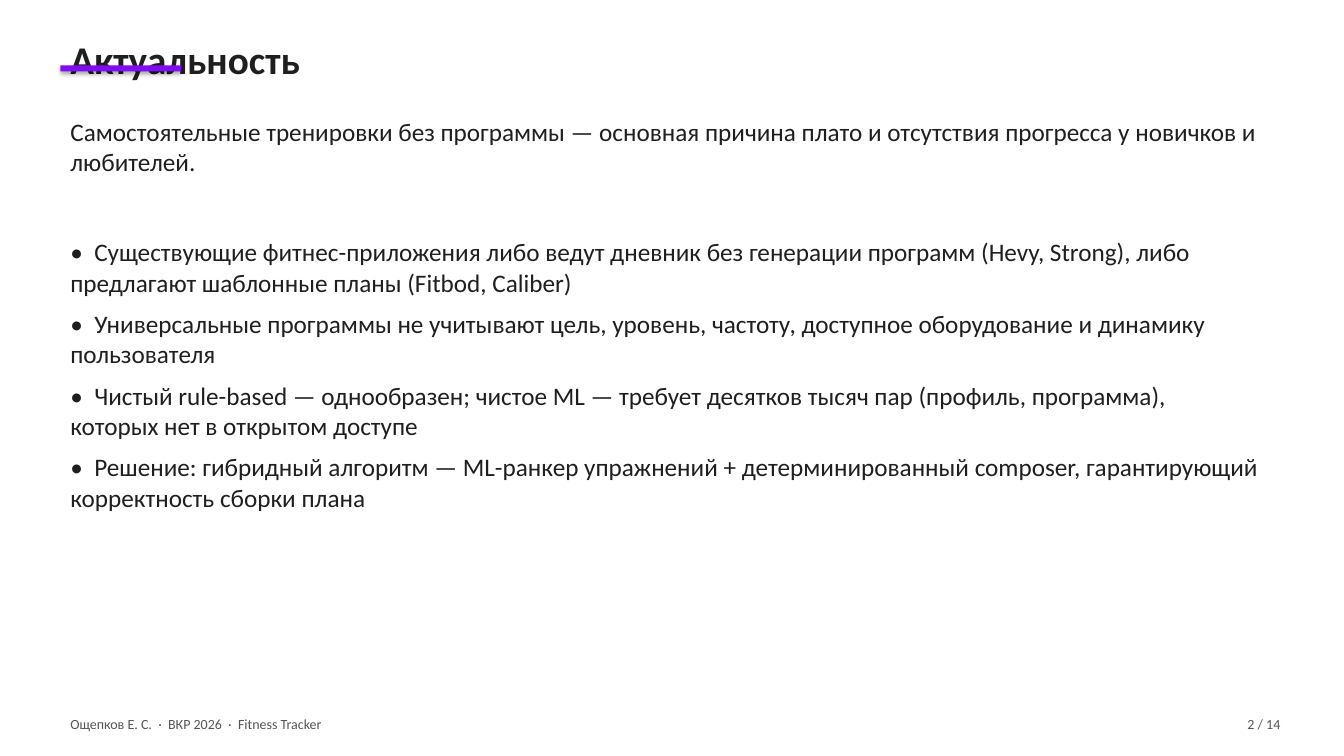
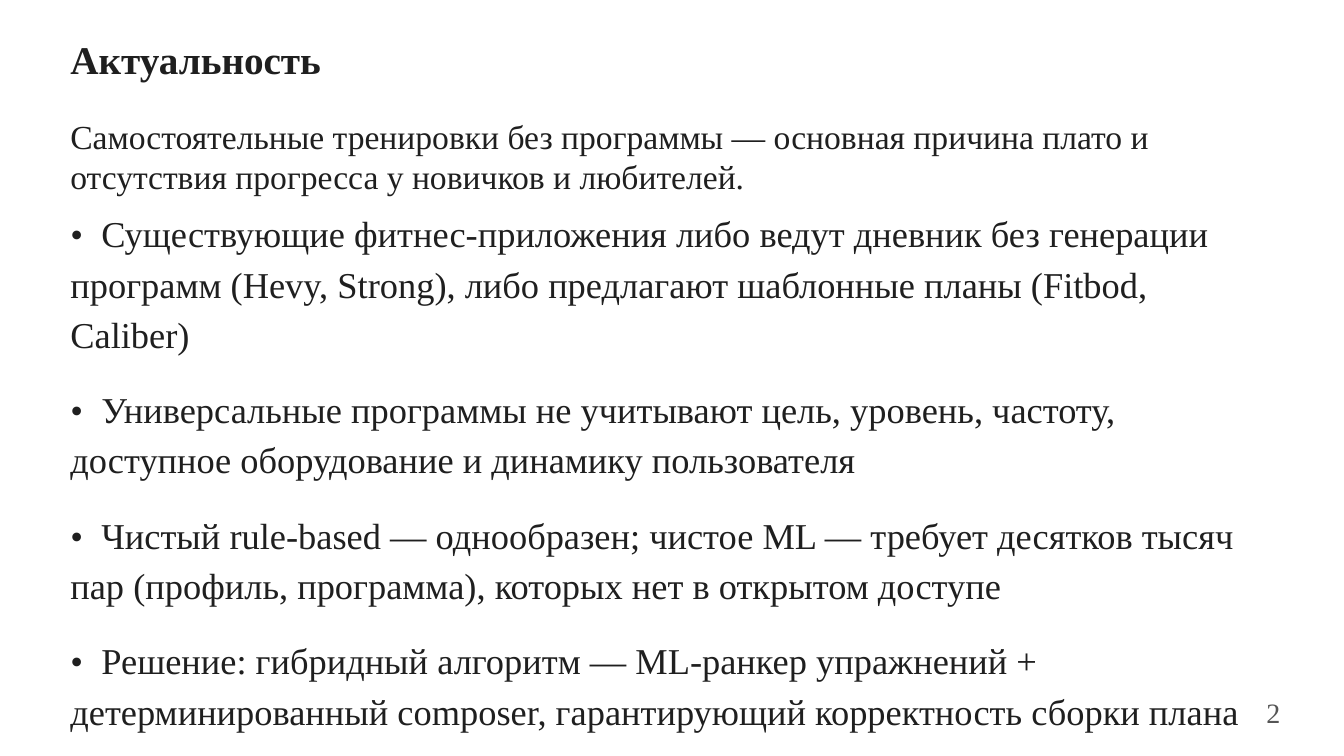
Before and after one commit to geox55/fitness-tracker, a slide deck: slide 2 of docs/thesis/presentation-egor.pptx. Drawn at 1344x756 pixels with LibreOffice and Linux fonts; fonts in the diff are those of the drawing. Boxes give left, top, right and bottom in pixels: in the first picture for what was removed or moved away, otherwise in the second. Text is boxed around its words. In the diff, an @@ line names an element or a change of style, - is before the commit and + after.

```diff
--- a/docs/thesis/presentation-egor.pptx
+++ b/docs/thesis/presentation-egor.pptx
@@ text "Актуальность" at (70, 48, 321, 81): font Calibri to Times New Roman @@
@@ rectangle removed at (60, 66, 181, 72) @@
@@ text "Самостоятельные тренировки без программы — ..." at (70, 125, 1149, 196): size 18 to 24 pt, font Calibri to Times New Roman @@
@@ text "• Существующие фитнес-приложения либо ведут ..." at (70, 221, 1238, 732): size 18 to 26 pt, font Calibri to Times New Roman; line spacing 1 to 1.15; more space between paragraphs; vertical alignment top to middle @@
@@ text removed at (70, 719, 322, 731) @@
-Ощепков Е. С. · ВКР 2026 · Fitness Tracker
@@ text at (1266, 704, 1280, 723): text changed; size 10 to 20 pt; font Calibri to Times New Roman @@
-2 / 14
+2
```
Also in this commit, not shown: 13 other slides changed, 14 other files.
